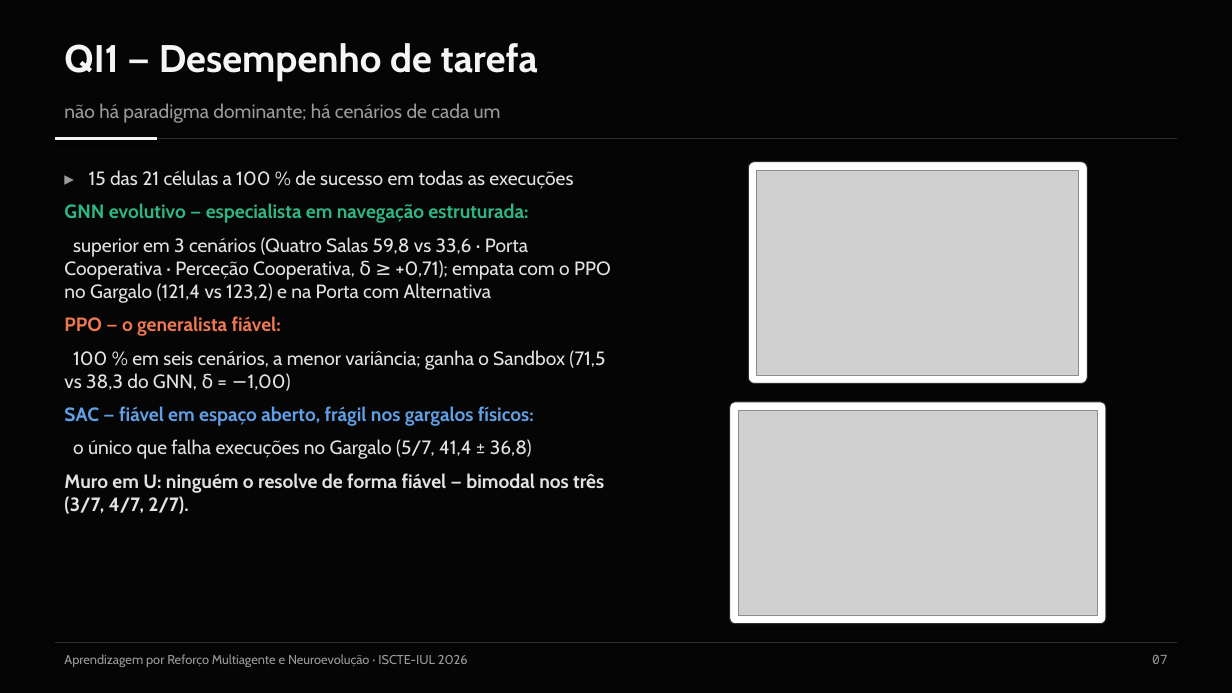
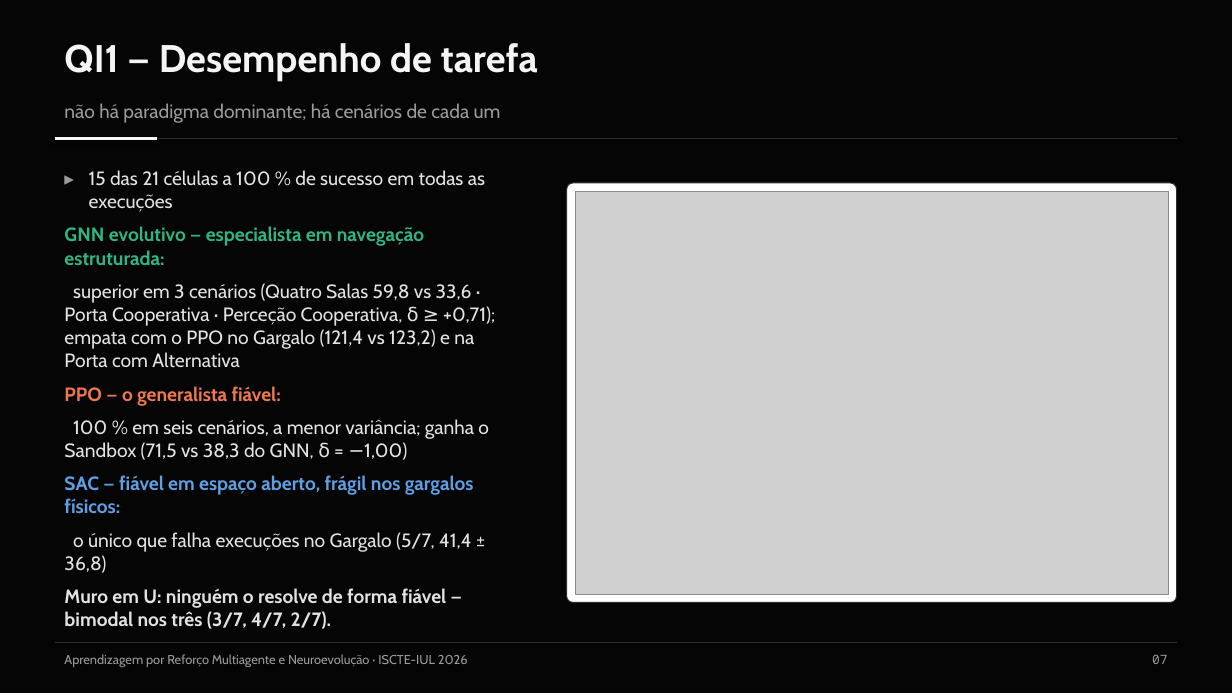
Before and after one commit to Pombo2001/swarm-robotics-tese, a slide deck: slide 8 of Defesa/slides_defesa.pptx. Drawn at 1232x693 pixels with LibreOffice and Linux fonts; fonts in the diff are those of the drawing; grey boxes stand for pictures. Boxes give left, top, right and bottom in pixels: in the first picture for what was removed or moved away, otherwise in the second. Text is boxed around its words. In the diff, an @@ line names an element or a change of style, - is before the commit and + after.

Commit message:
feat(defesa): figuras próprias para projeção nos slides da QI1, bimodalidade e QI3
- Defesa/figuras_slides.py: as mesmas contas e CSV das figuras da tese, com
  letra de 15–17 pt e barras horizontais; confere 92–106 %, 59,8, 71,5 e 3/7
- slides 8, 9 e 13 passam a usar uma figura grande em vez de duas pequenas
- mapa de ocupação do GNN no Muro em U (tese e slide A5): o título longo saía
  cortado e empurrava o «(log)» da barra; nome curto, mapa igual byte a byte

```diff
--- a/Defesa/slides_defesa.pptx
+++ b/Defesa/slides_defesa.pptx
@@ text "▸ 15 das 21 células ..." rewrapped from [64, 170, 611, 514] to [64, 170, 495, 629] @@
@@ rounded rectangle removed at [749, 162, 1088, 384] @@
@@ picture removed at [757, 170, 1080, 375] @@
@@ rounded rectangle: place and size @@
-rounded rectangle at [730, 402, 1106, 624]
+rounded rectangle at [567, 183, 1177, 603]
@@ rounded rectangle at [567, 183, 1177, 603]: proportions changed @@
@@ picture added at [575, 191, 1168, 594] @@
@@ picture removed at [738, 410, 1098, 616] @@
```
Also in this commit, not shown: 2 other slides changed, 5 other files.
